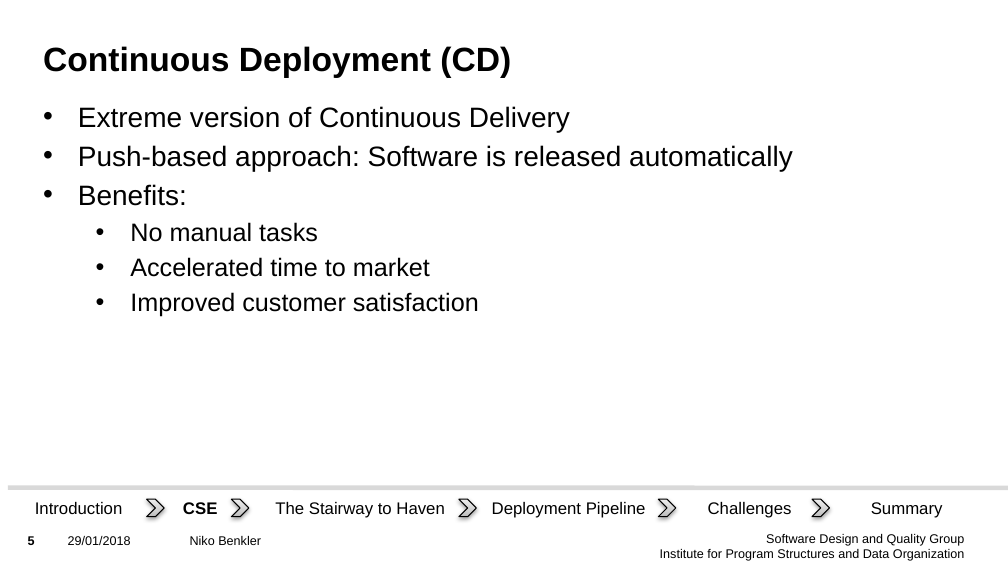
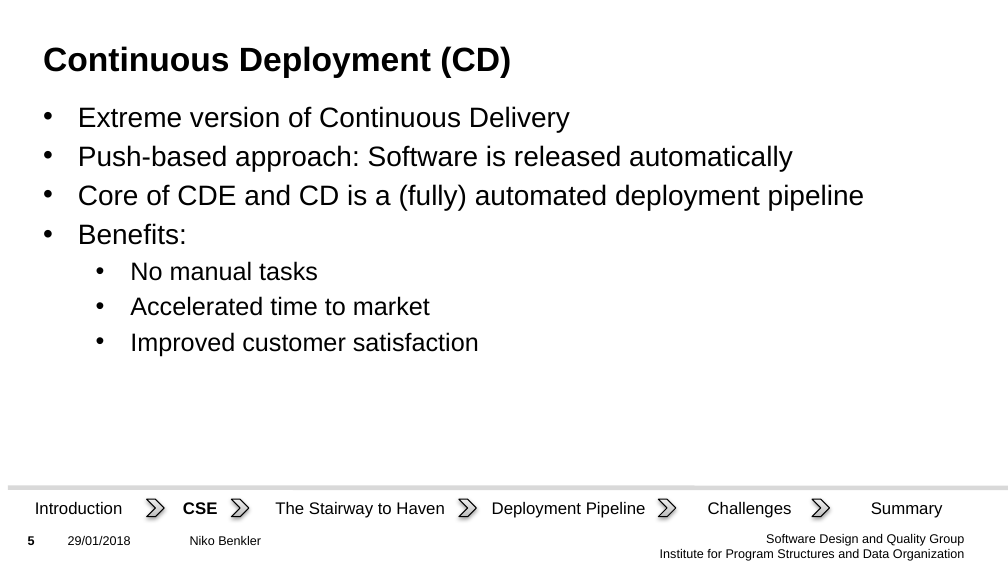
Before and after one commit to Benkler/Proseminar, a slide deck: slide 5 of Präsentation/Präsentation.pptx. Drawn at 1008x567 pixels with LibreOffice and Linux fonts; fonts in the diff are those of the drawing; background and template pictures are left out. Boxes give left, top, right and bottom in pixels: in the first picture for what was removed or moved away, otherwise in the second. Text is boxed around its words. In the diff, an @@ line names an element or a change of style, - is before the commit and + after.

```diff
--- a/Präsentation/Präsentation.pptx
+++ b/Präsentation/Präsentation.pptx
@@ text at box(78, 184, 865, 210): paragraph added @@
+• Core of CDE and CD is a (fully) automated deployment pipeline
```
Also in this commit, not shown: 6 other slides changed, 5 slides removed.
